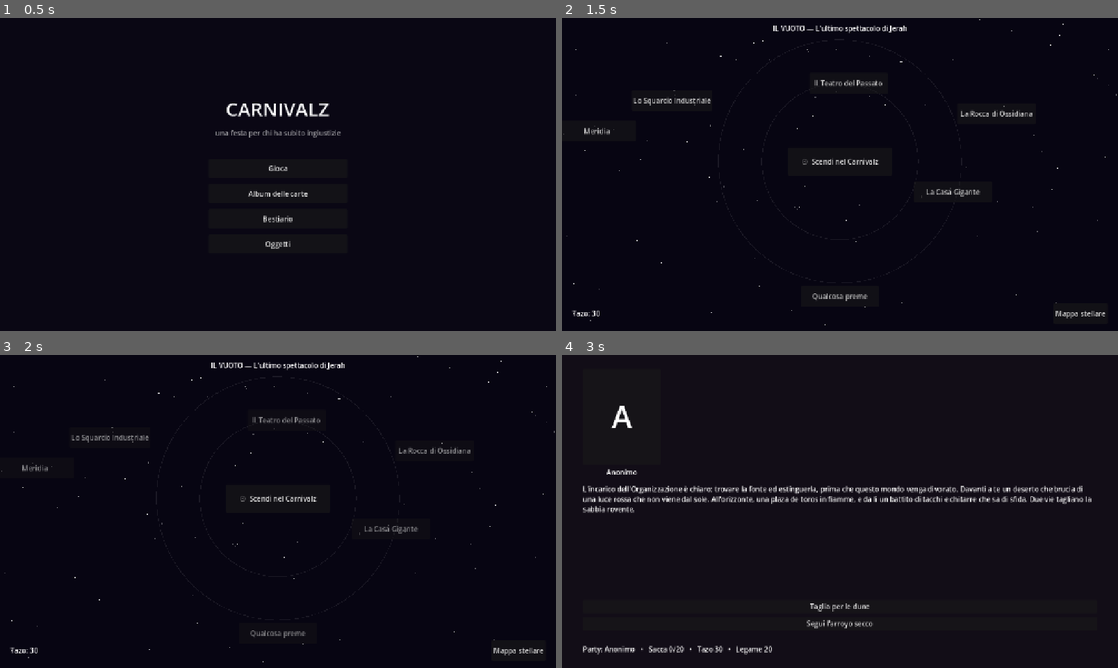
Above: before the commit, frames 1-4 (two rows, left to right).
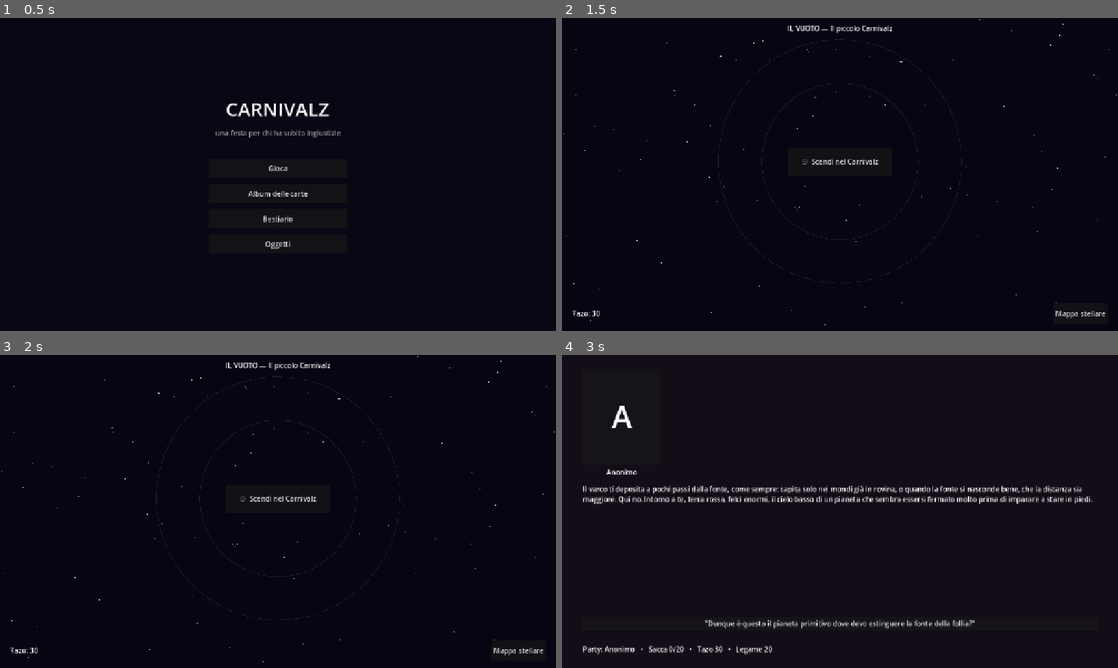
Above: after the commit, the same moments.

Repository: Rio-Chico-Devs/Carnivalz
Game: Godot game, scene res://scenes/Menu.tscn
Two runs of this game, one before a commit and one after it. Both use one fixed random seed, a clock stepped at 60 frames per second and the inputs below.
Inputs:
- Up to frame 1 (0.5 s): no input
- Up to frame 2 (1.5 s): click "Gioca" at 0.5 s; click "!" at 1.25 s
- Up to frame 3 (2 s): no input
- Up to frame 4 (3 s): click "☉ Scendi nel Carnivalz" at 2 s; click "Inizia il Carnivalz" at 2.75 s

Frame 1 is identical in both runs. In frame 2, 1.1% of the frame differs, in the area x 0-85%, y 2-91%; in frame 3, 1.1%; in frame 4, 3.3%, in the area x 3-96%, y 41-88%.

Commit message:
Aggiunge il pianeta tutorial, le meccaniche Risparmia/Fuggi, e corregge due bug su Yhvina e il salvataggio
- Fix: l'opzione per reclutare Yhvina non spariva piu' per sempre dopo una sconfitta contro la bambola (gate cambiato da "mai reclutata prima" a "bambola non ancora sconfitta")
- Fix: autosalvataggio subito alla risoluzione del combattimento (vittoria/sconfitta), non solo su Mappa/Vuoto: non si perde piu' progresso restando sulla schermata d'esito
- Nuova meccanica Risparmia: un personaggio con campo "risparmio" nei dati viene automaticamente risparmiato quando lo si studia (legame su, stress giu', niente xp/tazo/drop), gli altri nemici dello scontro restano
- Nuova meccanica Fuggi: azione sempre disponibile, esce dal combattimento senza penalita'; nuova destinazione facoltativa "se_fuggi" (fallback su se_perdi), gli agguati casuali di default riportano nella stessa stanza
- Nuovo pianeta tutorial "Il piccolo Carnivalz" (data/events_tutorial.json): 5 nuovi nemici (goblin_tipico, slime_infimo, tartaruga_innocente, manifestazione_di_un_sogno, goblin_arrabbiato boss non convincibile), 8 pannelli come da copione, sblocca il mondo di Jerah al completamento
- Mappa.gd: nuovo supporto per punti gated da richiede_flag

Co-Authored-By: Claude Sonnet 5 <noreply@anthropic.com>
Claude-Session: https://claude.ai/code/session_01AE7uzpDH1Lo1PHb29aXJxZ

Diff:
--- /dev/null
+++ b/data/events_tutorial.json
@@ -0,0 +1,89 @@
+{
+	"nodo_iniziale": "inizio",
+	"nodi": {
+		"inizio": {
+			"testo": "Il varco ti deposita a pochi passi dalla fonte, come sempre: capita solo nei mondi già in rovina, o quando la fonte si nasconde bene, che la distanza sia maggiore. Qui no. Intorno a te, terra rossa, felci enormi, il cielo basso di un pianeta che sembra essersi fermato molto prima di imparare a stare in piedi.",
+			"espr_sinistra": "pensiero",
+			"scelte": [
+				{ "testo": "\"Dunque è questo il pianeta primitivo dove devo estinguere la fonte della follia?\"", "vai": "primo_incontro" }
+			]
+		},
+		"primo_incontro": {
+			"testo": "\"Vediamo di finire presto, non ho tempo da perdere...\" Tra le felci, qualcosa di verde e spelacchiato ti nota e si fa avanti, brandendo un bastone raccolto da terra.",
+			"espr_sinistra": "decisa",
+			"scelte": [
+				{ "testo": "Affrontalo", "combatti": ["goblin_tipico"], "se_vinci": "dopo_primo_goblin", "se_perdi": "sconfitta" }
+			]
+		},
+		"dopo_primo_goblin": {
+			"testo": "Un solo colpo, ed è già finita.",
+			"espr_sinistra": "pensiero",
+			"scelte": [
+				{ "testo": "\"Le creature qui sembrano molto deboli... la fonte non deve essere molto intelligente...\"", "vai": "masso" }
+			]
+		},
+		"masso": {
+			"testo": "Il sentiero costeggia un masso coperto di muschio, accanto a un ruscello poco profondo. \"Sembra esserci qualcosa nel ruscello...\"",
+			"espr_sinistra": "sorpresa",
+			"scelte": [
+				{ "testo": "Ispeziona sotto il masso", "vai": "due_nemici", "una_tantum": "tut_masso", "oggetto": "fiala_hp" },
+				{ "testo": "Prosegui senza fermarti", "vai": "due_nemici" }
+			]
+		},
+		"due_nemici": {
+			"testo": "Il sentiero si allarga in una radura fangosa. Un altro goblin ti aspetta, non da solo stavolta: una massa gelatinosa gli si accalca di fianco, quasi per farsi coraggio.",
+			"scelte": [
+				{ "testo": "Affrontali", "combatti": ["goblin_tipico", "slime_infimo"], "se_vinci": "bivio", "se_perdi": "sconfitta" }
+			]
+		},
+		"bivio": {
+			"testo": "Il sentiero si divide. A sinistra, il terreno scende verso alcune pozze d'acqua stagnante; a destra, sale su una collina spoglia.",
+			"scelte": [
+				{ "testo": "Scendi verso le pozze d'acqua", "vai": "pozze" },
+				{ "testo": "Sali sulla collina", "vai": "collina" }
+			]
+		},
+		"pozze": {
+			"testo": "Nell'acqua bassa, un goblin fruga tra i sassi. Poco lontano, immobile, qualcosa di enorme e corazzato che a prima vista sembra un macigno con la testa.",
+			"scelte": [
+				{ "testo": "Affrontali", "combatti": ["goblin_tipico", "tartaruga_innocente"], "se_vinci": "convergenza", "se_perdi": "sconfitta" }
+			]
+		},
+		"collina": {
+			"testo": "In cima alla collina, l'aria trema come sopra una fiamma invisibile. Qualcosa prende forma da quel tremore: non del tutto solido, non del tutto reale.",
+			"espr_sinistra": "sorpresa",
+			"scelte": [
+				{ "testo": "Affrontala", "combatti": ["manifestazione_di_un_sogno"], "se_vinci": "convergenza", "se_perdi": "sconfitta", "se_fuggi": "convergenza" }
+			]
+		},
+		"convergenza": {
+			"testo": "Oltre le pozze, oltre la collina, i due sentieri tornano a unirsi davanti a una spaccatura nella roccia: da lì viene un ringhio basso, continuo, che non si ferma per riprendere fiato.",
+			"espr_sinistra": "decisa",
+			"scelte": [
+				{ "testo": "Entra nella spaccatura", "vai": "boss" }
+			]
+		},
+		"boss": {
+			"testo": "Al centro di una piccola arena di pietra e fango, un goblin terribilmente arrabbiato ti aspetta, i pugni già stretti. Non ha nulla del carisma di una fonte: solo rabbia, tanta, per motivi che nessuno gli ha mai chiesto.",
+			"centro": "goblin_arrabbiato",
+			"espr_centro": "decisa",
+			"scelte": [
+				{ "testo": "Estingui la fonte", "combatti": ["goblin_arrabbiato"], "se_vinci": "vittoria", "se_perdi": "sconfitta" }
+			]
+		},
+		"vittoria": {
+			"testo": "Il goblin cade e non si rialza. L'aria intorno a te si calma: il fattore Carnivalz di questa zona non è più pericoloso. \"Così, facile,\" pensi. Non tutte le fonti nascondono una tragedia: a volte i mostri sono semplicemente malvagi per natura, senza aver mai davvero subito la trasformazione di un vero boss. Ma questo, immagini, è stato solo l'inizio.",
+			"espr_sinistra": "pensiero",
+			"flag": "tutorial_completato",
+			"scelte": [
+				{ "testo": "Torna alla mappa stellare", "reset": true }
+			]
+		},
+		"sconfitta": {
+			"testo": "Ti risvegli fuori dalla spaccatura, la testa pesante. Anche un pianeta primitivo, a quanto pare, sa essere sorprendente.",
+			"scelte": [
+				{ "testo": "Torna alla mappa stellare", "reset": true }
+			]
+		}
+	}
+}
--- a/data/mappa.json
+++ b/data/mappa.json
@@ -1,12 +1,24 @@
 {
 	"sfondo": "res://art/mappa.png",
 	"punti": [
+		{
+			"id": "tutorial",
+			"nome": "Il piccolo Carnivalz",
+			"tema": "tutorial — pianeta primitivo, fonte debole",
+			"pos": [200, 520],
+			"attivo": true,
+			"file_eventi": "res://data/events_tutorial.json",
+			"musica": "",
+			"musica_campagna": "",
+			"vuoti": []
+		},
 		{
 			"id": "carnivalz_del_bosco",
 			"nome": "L'ultimo spettacolo di Jerah",
 			"tema": "fama e spettacolo — passione, corrida, fiamme",
 			"pos": [400, 300],
 			"attivo": true,
+			"richiede_flag": "tutorial_completato",
 			"file_eventi": "res://data/events.json",
 			"musica": "res://audio/musica/vuoto_jerah.ogg",
 			"musica_campagna": "res://audio/musica/campagna_jerah.ogg",
--- a/data/personaggi.json
+++ b/data/personaggi.json
@@ -588,6 +588,111 @@
 				{ "domanda": "Vedo che hai capito quale è stato il nostro errore... Vale la pena... di ricominciare...", "risposta": "No. Per me è tardi... Ma cercherò di dare un bel finale a questa storia!" },
 				{ "domanda": "Vecchio Proprietario del teatro: È stato bello... lavorare con te, sai?...", "risposta": "Grazie. Osservami, mentre cala il sipario per l'ultima volta, vecchio amico..." }
 			]
+		},
+		{
+			"id": "goblin_tipico",
+			"nome": "Goblin Tipico",
+			"hp": 1,
+			"attacco": 1,
+			"difesa": 0,
+			"velocita": 2,
+			"xp": 2,
+			"tazo": 2,
+			"ritratto": "res://art/personaggi/goblin_tipico.png",
+			"descrizione": "Verde, spelacchiato, armato di un bastone che ha trovato per terra. Non ha mai vinto una rissa in vita sua.",
+			"carta": { "id": "carta_goblin_tipico", "nome": "Goblin Tipico", "rarita": "comune", "chance": 0.03, "testo": "Ce ne sono a centinaia su questo pianeta. Nessuno li conta più." },
+			"bottino_comune": [
+				{ "oggetto": "fiala_hp", "chance": 0.15 }
+			],
+			"studio": [
+				{ "risposta": "Grugnisce, e nemmeno troppo convinto." }
+			]
+		},
+		{
+			"id": "slime_infimo",
+			"nome": "Slime Infimo",
+			"hp": 1,
+			"attacco": 1,
+			"difesa": 0,
+			"velocita": 1,
+			"xp": 2,
+			"tazo": 1,
+			"ritratto": "res://art/personaggi/slime_infimo.png",
+			"descrizione": "Una pozza gelatinosa che si crede un mostro. Ci vuole più tempo a notarlo che a batterlo.",
+			"carta": { "id": "carta_slime_infimo", "nome": "Slime Infimo", "rarita": "comune", "chance": 0.03, "testo": "Il gradino più basso della catena alimentare di questo pianeta. Forse anche più in basso." },
+			"bottino_comune": [
+				{ "oggetto": "fiala_hp", "chance": 0.15 }
+			],
+			"studio": [
+				{ "risposta": "Non sembra avere nulla da dire. O da pensare." }
+			]
+		},
+		{
+			"id": "tartaruga_innocente",
+			"nome": "Tartaruga Innocente",
+			"hp": 6,
+			"attacco": 0,
+			"difesa": 2,
+			"velocita": 1,
+			"xp": 15,
+			"tazo": 5,
+			"ritratto": "res://art/personaggi/tartaruga_innocente.png",
+			"descrizione": "Un guscio enorme e un aspetto che mette paura. Non ha mai fatto del male a nessuno.",
+			"carta": { "id": "carta_tartaruga_innocente", "nome": "Tartaruga Innocente", "rarita": "non_comune", "chance": 0.05, "testo": "Vecchia, lenta, spaventosa da guardare. Nient'altro." },
+			"studio": [
+				{ "osservazione": "È solo una vecchia tartaruga, che ha avuto la sfortuna di avere un aspetto spaventoso." }
+			],
+			"risparmio": {
+				"legame": 10,
+				"stress": -15,
+				"testo": "Decidi di lasciarla andare. Non c'era nessuna ragione di combatterla."
+			}
+		},
+		{
+			"id": "manifestazione_di_un_sogno",
+			"nome": "Manifestazione di un sogno",
+			"categoria": "particolare",
+			"hp": 32,
+			"attacco": 5,
+			"difesa": 2,
+			"velocita": 4,
+			"xp": 30,
+			"tazo": 20,
+			"ritratto": "res://art/personaggi/manifestazione_di_un_sogno.png",
+			"descrizione": "Una forma che non dovrebbe esistere ancora, presa in prestito da un sogno che qualcuno, su questo pianeta, sta ancora sognando.",
+			"carta": { "id": "carta_manifestazione_di_un_sogno", "nome": "Manifestazione di un sogno", "rarita": "rara", "chance": 0.04, "testo": "Non tutto quello che si incontra va combattuto. Alcune cose vanno solo evitate." },
+			"studio": [
+				{ "domanda": "Cosa sei, davvero?", "risposta": "Non dovresti essere qui. Non sei ancora pronto per affrontarmi." }
+			]
+		},
+		{
+			"id": "goblin_arrabbiato",
+			"nome": "Un goblin terribilmente arrabbiato",
+			"nome_breve": "Goblin Arrabbiato",
+			"hp": 16,
+			"attacco": 3,
+			"difesa": 1,
+			"velocita": 3,
+			"xp": 40,
+			"tazo": 25,
+			"ritratto": "res://art/personaggi/goblin_arrabbiato.png",
+			"descrizione": "Non è mai stato bello, forte o rispettato, nemmeno tra i suoi. Il fattore Carnivalz gli ha dato l'unica cosa che gli mancava: qualcuno che lo temesse.",
+			"carta": { "id": "carta_goblin_arrabbiato", "nome": "Un goblin terribilmente arrabbiato", "rarita": "non_comune", "testo": "La prima fonte che l'Organizzazione ti manda a estinguere. Non tutte le fonti nascondono una tragedia." },
+			"fonte": true,
+			"convincibile": false,
+			"mosse": [
+				{
+					"id": "colpo_rabbioso",
+					"tipo": "attacco_forte",
+					"valore": 5,
+					"peso": 2,
+					"testo": "Il goblin colpisce alla cieca, urlando."
+				}
+			],
+			"studio": [
+				{ "domanda": "Perché tutta questa rabbia?", "risposta": "RABBIA! SOLO RABBIA!" },
+				{ "domanda": "Non hai altro da dire?", "risposta": "Nessuno mi ha mai ascoltato prima. Perché dovrei parlare adesso?" }
+			]
 		}
 	]
 }
--- a/data/vuoti/casa_gigante.json
+++ b/data/vuoti/casa_gigante.json
@@ -119,7 +119,7 @@
 			"destra": "insonne",
 			"espr_destra": "annoiata",
 			"scelte": [
-				{ "testo": "Chiedile di combattere al tuo fianco", "vai": "yhvina_si", "richiede_non_flag": "casa_yhvina", "recluta_temporaneo": "insonne", "livello_alleato": 6, "flag": "casa_yhvina" },
+				{ "testo": "Chiedile di combattere al tuo fianco", "vai": "yhvina_si", "richiede_non_flag": "casa_ricordo_sconfitto", "recluta_temporaneo": "insonne", "livello_alleato": 6, "flag": "casa_yhvina" },
 				{ "testo": "\"Ce la faccio da solo.\"", "vai": "attico" }
 			]
 		},
--- a/scripts/Combattimento.gd
+++ b/scripts/Combattimento.gd
@@ -26,6 +26,7 @@
 var combattenti: Array[Dictionary] = []
 var in_corso := true
 var giocatore_ha_vinto := false
+var giocatore_e_fuggito := false
 var xp_bottino := 0
 var tazo_bottino := 0
 
@@ -262,9 +263,13 @@
 					usa_alleato(azione.id)
 				"provoca":
 					provoca(attaccante)
+				"fuggi":
+					fuggi(attaccante)
 	else:
 		await get_tree().create_timer(0.8).timeout
 		turno_nemico(attaccante)
+	if giocatore_e_fuggito:
+		return  # il combattimento e' finito qui, niente altro da risolvere sul turno
 	risolvi_dot_condizionale(attaccante, ultima_azione_offensiva)
 	var passo := int(GameState.regole.get("stress_per_fattore", 25))
 	var costo := floori(attaccante.fattore / float(maxi(passo, 1)))
@@ -292,6 +297,7 @@
 	bottone_azione("Abilità", _menu_abilita)
 	bottone_azione("Oggetti", _menu_oggetti, GameState.sacca.is_empty())
 	bottone_azione("Alleati", _menu_alleati, alleati_disponibili().is_empty())
+	bottone_azione("Fuggi", _scegli.bind({"tipo": "fuggi"}))
 
 func _menu_bersagli() -> void:
 	var nemici := vivi(false)
@@ -413,6 +419,24 @@
 	if bersaglio.id == fonte.get("id", ""):
 		aggiorna_speranza(int(GameState.regole.get("speranza_studio", 10)))
 	verifica_innesco_combustione(bersaglio)
+	if dati.has("risparmio") and bersaglio.hp > 0:
+		risparmia(bersaglio, dati["risparmio"])
+
+func risparmia(bersaglio: Dictionary, dati_risparmio: Dictionary) -> void:
+	# studiare certi nemici rivela che non meritano di essere uccisi: escono
+	# dal combattimento senza dare xp/tazo/drop, ma il legame sale e lo
+	# stress della squadra scende. Gli altri nemici del combattimento restano.
+	scrivi("[b]%s[/b]" % String(dati_risparmio.get("testo", "Decidi di risparmiarlo.")))
+	if dati_risparmio.has("legame"):
+		GameState.modifica_legame(int(dati_risparmio.legame))
+	if dati_risparmio.has("stress"):
+		for alleato in vivi(true):
+			alleato.stress = clampi(alleato.stress + int(dati_risparmio.stress), 0, 100)
+			aggiorna_scheda(alleato)
+	bersaglio.risparmiato = true
+	bersaglio.hp = 0
+	aggiorna_scheda(bersaglio)
+	_su_ko(bersaglio)
 
 func attiva_bersaglio_extra() -> void:
 	var dati_frenesia: Dictionary = portatore_frenesia.get("frenesia", {})
@@ -435,6 +459,12 @@
 	bersaglio_provocazione = chi
 	turni_provocazione = int(GameState.regole.get("forza_azione_durata", 2))
 	scrivi("[i]%s si mette in mostra: i nemici non vedono altro che lui.[/i]" % chi.nome)
+
+func fuggi(chi: Dictionary) -> void:
+	# nessuna penalita': solo si esce dal combattimento, senza bottino
+	scrivi("[i]%s fugge dal combattimento![/i]" % chi.nome)
+	giocatore_e_fuggito = true
+	in_corso = false
 
 func bersaglio_giocatore_casuale() -> Dictionary:
 	# la provocazione forza i nemici a colpire chi ha provocato, finche' dura
@@ -878,6 +908,8 @@
 				and caduto.id == portatore_frenesia.get("frenesia", {}).get("bersaglio_extra", ""):
 			frenesia_attiva = false
 			turni_afflitto = portatore_frenesia.get("frenesia", {}).get("testo_fermata", []).size()
+	elif caduto.get("risparmiato", false):
+		scrivi("[i]%s si allontana, risparmiato.[/i]" % caduto.nome)
 	else:
 		scrivi("[i]%s è a terra![/i]" % caduto.nome)
 		if not caduto.giocatore:
@@ -892,7 +924,8 @@
 		giocatore_ha_vinto = true
 		in_corso = false
 		for combattente in combattenti:
-			if not combattente.giocatore and not combattente.get("oggetto_scena", false):
+			if not combattente.giocatore and not combattente.get("oggetto_scena", false) \
+					and not combattente.get("risparmiato", false):
 				xp_bottino += combattente.xp
 				tazo_bottino += combattente.tazo
 		scrivi("[b]Vittoria![/b] Bottino: %d esperienza, %d Tazo." % [xp_bottino, tazo_bottino])
@@ -909,7 +942,7 @@
 	var moltiplicatore := 2.0 if GameState.possiede_oggetto("il_mondo_e_il_mio_tesoro") else 1.0
 	var righe: Array[String] = []
 	for c in combattenti:
-		if c.giocatore or c.get("oggetto_scena", false):
+		if c.giocatore or c.get("oggetto_scena", false) or c.get("risparmiato", false):
 			continue
 		var carta: Dictionary = c.carta
 		if not carta.is_empty():
@@ -1025,15 +1058,24 @@
 	var dopo_vittoria := GameState.nodo_se_vinci
 	var dopo_vittoria_eroe := GameState.nodo_se_vinci_eroe
 	var dopo_sconfitta := GameState.nodo_se_perdi
+	var dopo_fuga := GameState.nodo_se_fuggi if GameState.nodo_se_fuggi != "" else GameState.nodo_se_perdi
 	if giocatore_ha_vinto:
 		GameState.premia_vittoria(xp_bottino, tazo_bottino, not fonte.is_empty())
 		var eroe := convinto and dopo_vittoria_eroe != ""
 		GameState.nodo_corrente = dopo_vittoria_eroe if eroe else dopo_vittoria
+		GameState.salva()  # non si perde progresso restando sulla schermata di vittoria
+		get_tree().change_scene_to_file(SCENA_EVENTI)
+	elif giocatore_e_fuggito and dopo_fuga != "":
+		GameState.annulla_combattimento()
+		GameState.nodo_corrente = dopo_fuga
+		GameState.salva()
 		get_tree().change_scene_to_file(SCENA_EVENTI)
 	elif dopo_sconfitta != "":
 		GameState.annulla_combattimento()
 		GameState.nodo_corrente = dopo_sconfitta
+		GameState.salva()  # non si perde progresso restando sulla schermata di sconfitta
 		get_tree().change_scene_to_file(SCENA_EVENTI)
 	else:
 		GameState.reset_campagna()
+		GameState.salva()
 		get_tree().change_scene_to_file(SCENA_MAPPA)
--- a/scripts/GameState.gd
+++ b/scripts/GameState.gd
@@ -70,6 +70,7 @@
 var nodo_se_vinci: String = ""
 var nodo_se_vinci_eroe: String = ""
 var nodo_se_perdi: String = ""
+var nodo_se_fuggi: String = ""
 
 func _ready() -> void:
 	imposta_seed(int(Time.get_unix_time_from_system()))
@@ -377,11 +378,12 @@
 	congeda_tutti_temporanei()
 	return avvia_carnivalz(id_squarcio, file_eventi)
 
-func prepara_combattimento(nemici: Array, se_vinci: String, se_vinci_eroe: String, se_perdi: String) -> void:
+func prepara_combattimento(nemici: Array, se_vinci: String, se_vinci_eroe: String, se_perdi: String, se_fuggi := "") -> void:
 	nemici_combattimento = nemici.duplicate()
 	nodo_se_vinci = se_vinci
 	nodo_se_vinci_eroe = se_vinci_eroe
 	nodo_se_perdi = se_perdi
+	nodo_se_fuggi = se_fuggi
 
 func premia_vittoria(xp_totale: int, tazo_totale: int, fonte_estinta: bool) -> void:
 	for id_classe in party:
@@ -396,6 +398,7 @@
 	nodo_se_vinci = ""
 	nodo_se_vinci_eroe = ""
 	nodo_se_perdi = ""
+	nodo_se_fuggi = ""
 
 # --- salvataggio (stato meta persistente; si salva nei punti sicuri: mappa e Vuoto) ---
 
--- a/scripts/Main.gd
+++ b/scripts/Main.gd
@@ -51,7 +51,8 @@
 			if not gruppi.is_empty():
 				GameState.stanze_ripulite.append(id_nodo)
 				var gruppo: Array = gruppi[GameState.rng.randi_range(0, gruppi.size() - 1)]
-				GameState.prepara_combattimento(gruppo, id_nodo, "", agguato.get("se_perdi", ""))
+				# fuggire da un agguato non ha penalita': si torna semplicemente qui
+				GameState.prepara_combattimento(gruppo, id_nodo, "", agguato.get("se_perdi", ""), id_nodo)
 				get_tree().change_scene_to_file(SCENA_COMBATTIMENTO)
 				return
 	narratore.text = nodo.get("testo", "")
@@ -174,7 +175,7 @@
 		GameState.modifica_legame(int(scelta["legame"]))
 	if scelta.has("combatti"):
 		GameState.prepara_combattimento(scelta["combatti"], scelta.get("se_vinci", ""),
-				scelta.get("se_vinci_eroe", ""), scelta.get("se_perdi", ""))
+				scelta.get("se_vinci_eroe", ""), scelta.get("se_perdi", ""), scelta.get("se_fuggi", ""))
 		get_tree().change_scene_to_file(SCENA_COMBATTIMENTO)
 		return
 	if scelta.get("torna_vuoto", false):
--- a/scripts/Mappa.gd
+++ b/scripts/Mappa.gd
@@ -34,6 +34,8 @@
 	for punto in punti:
 		if not punto.get("attivo", false):
 			continue  # nessun Carnivalz in corso qui: niente marker
+		if punto.has("richiede_flag") and not GameState.ha_flag(punto["richiede_flag"]):
+			continue  # sbloccato solo dopo un'altra campagna (es. il tutorial)
 		var marker := Button.new()
 		marker.text = "!"
 		marker.tooltip_text = punto.get("nome", punto.get("id", "?"))
Not shown, changed: README.md
Not shown, changed: docs/storia.md
